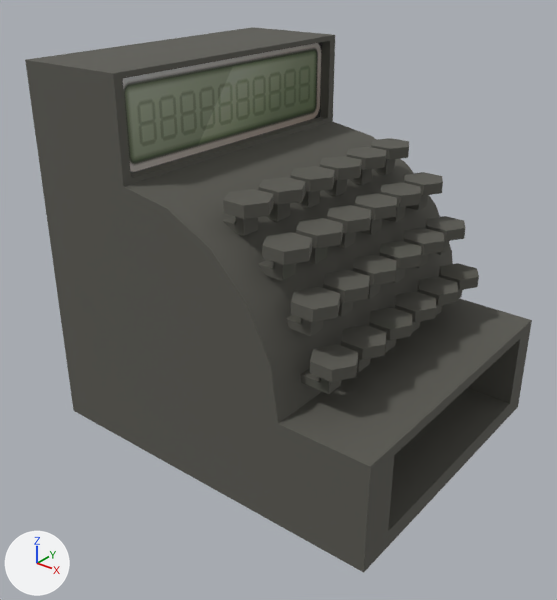
The OBJ model ProyectoFinal/Models/Pan/Cajaregistradora.obj: old version first, new version second.
Rendered twice from a 50 mm lens placed at (3.04, -4.05, 2.08), pointed at (-0.03, -0.2, -0.3). Arrows for +X, +Y and +Z are at lower left; the lights stay in place. Where no turn or scale is listed for an object, it has been applied to the vertices.

Objects in the first picture: 'Cajaregistradora'.
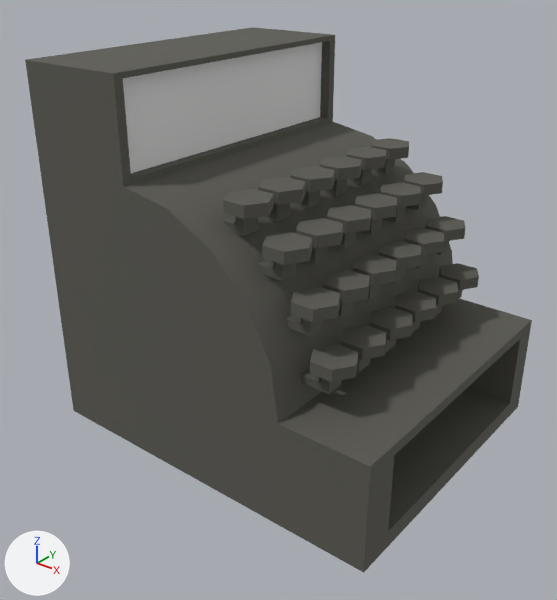
The newer file is also rescaled (x1.482) as a whole; pictures and numbers use the older file's frame.

What differs and where, as boxes (x1, y1, x2, y2) in the pictures (557 x 600 px):
```json
{"part": 1, "of": "me_cajaregistradora", "change": "recoloured", "before": [123, 42, 322, 173], "after": [123, 42, 322, 173]}
```

Edits to the scene script, one JSON object a line:
```json
{"op": "add", "block": "mat_lambert28sg", "code": ["mat_lambert28sg = principled_material('lambert28SG')", "mat_lambert28sg.base_color = (0.8, 0.8, 0.8)  # white #e7e7e7", "mat_lambert28sg.roughness = 1.0"]}
{"block": "me_cajaregistradora", "where": "me_cajaregistradora.from_pydata(...)  # 768 vertices, 767 faces; spans x -1.35..1.33, y -1.11..1.11, z -1.32..1.32"}
{"block": "me_cajaregistradora", "where": "# used by ob_cajaregistradora; location = (0.0, 0.0, 0.0)"}
{"block": "me_cajaregistradora", "change": "me_cajaregistradora part 1: all 1 face that had it switch from mat_cajaregistradora_lambert28sg (picture img_calcu_png) to mat_lambert28sg (white #e7e7e7)"}
```
